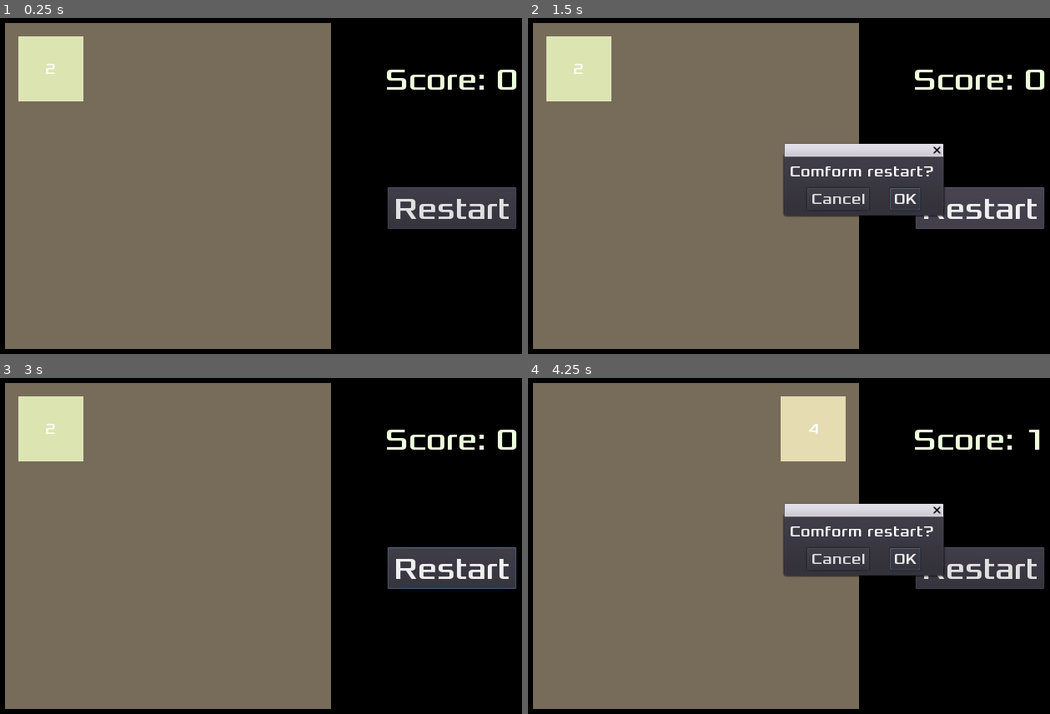
Above: before the commit, frames 1-4 (two rows, left to right).
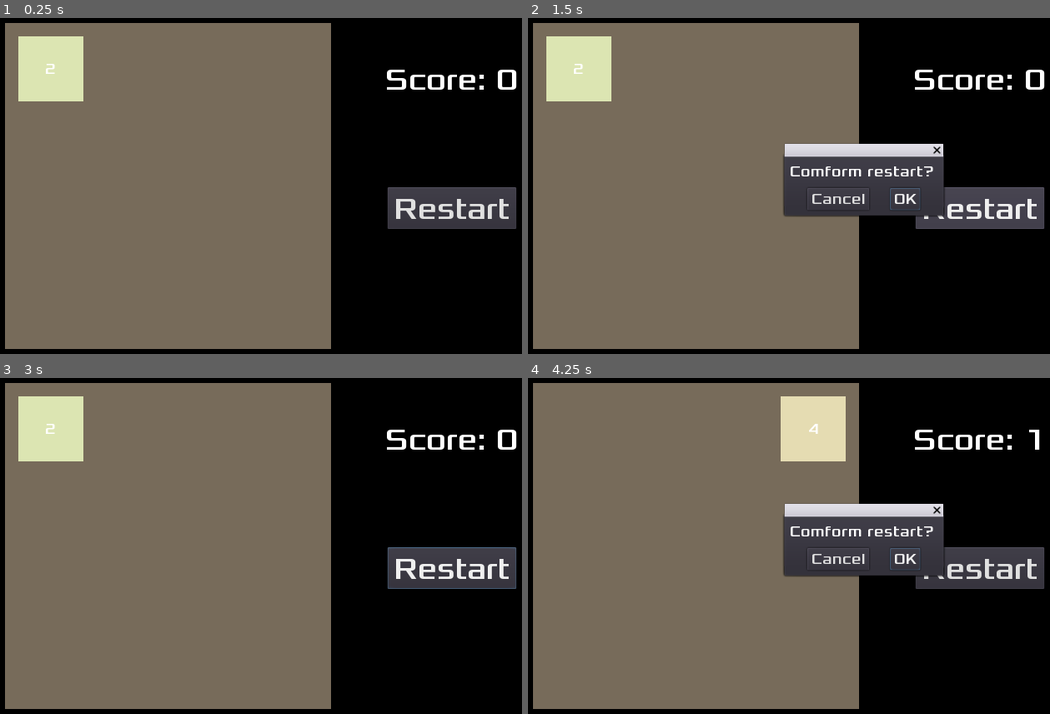
Above: after the commit, the same moments.

Repository: esperandote/2048
Game: Godot game, scene res://Main.tscn
The game is run twice, just before and just after one commit, with the same random seed, the same clock (stepped at 60 frames per second) and the same inputs.
Inputs:
- Up to frame 1 (0.25 s): no input
- Up to frame 2 (1.5 s): click "Restart" at 0.5 s; click "Restart" at 1.25 s
- Up to frame 3 (3 s): click "Restart" at 2 s; click "OK" at 2.75 s
- Up to frame 4 (4.25 s): tap Enter at 3.5 s; hold Right (ui_right) from 3.53 s (still down)

The runs differ from the first frame. In frame 1, 0.5% of the frame differs, in the area x 74-99%, y 15-22%; in frame 2, 0.5%; in frame 3, 0.5%; in frame 4, 0.5%.

Commit message:
feat: 一些颜色和动画的调整

Diff:
--- a/Main.tscn
+++ b/Main.tscn
@@ -61,7 +61,7 @@
 margin_right = 807.0
 margin_bottom = 166.0
 custom_fonts/font = SubResource( 2 )
-custom_colors/font_color = Color( 0.933333, 1, 0.866667, 1 )
+custom_colors/font_color = Color( 1, 1, 1, 1 )
 text = "Score: 0"
 __meta__ = {
 "_edit_use_anchors_": false
--- a/NumberItem.gd
+++ b/NumberItem.gd
@@ -11,6 +11,7 @@
 # hsl(50, 50%, 80%)
 const colors = ['#dde6b3', '#e6ddb3', '#e6ccb3', '#e6bbb3', '#e6b3bb', '#e6b3cc', '#e6b3dd', '#ddb3e6', '#ccb3e6', '#bbb3e6', '#b3bbe6', '#b3cce6', '#b3dde6']
 const speed = 20
+const doublingScales = [1, 1.05, 1.07, 1.09, 1.1, 1.09, 1.07, 1.05, 1]
 
 export var xIndex: int = 0
 export var yIndex: int = 0
@@ -30,7 +31,7 @@
 
 func set_doublin_status(status: int):
 	doublingStatus = status
-	var newScale = 1.2 - abs(4 - doublingStatus) * 0.05
+	var newScale = doublingScales[status]
 	$ColorRect.rect_scale.x = newScale
 	$ColorRect.rect_scale.y = newScale
 
